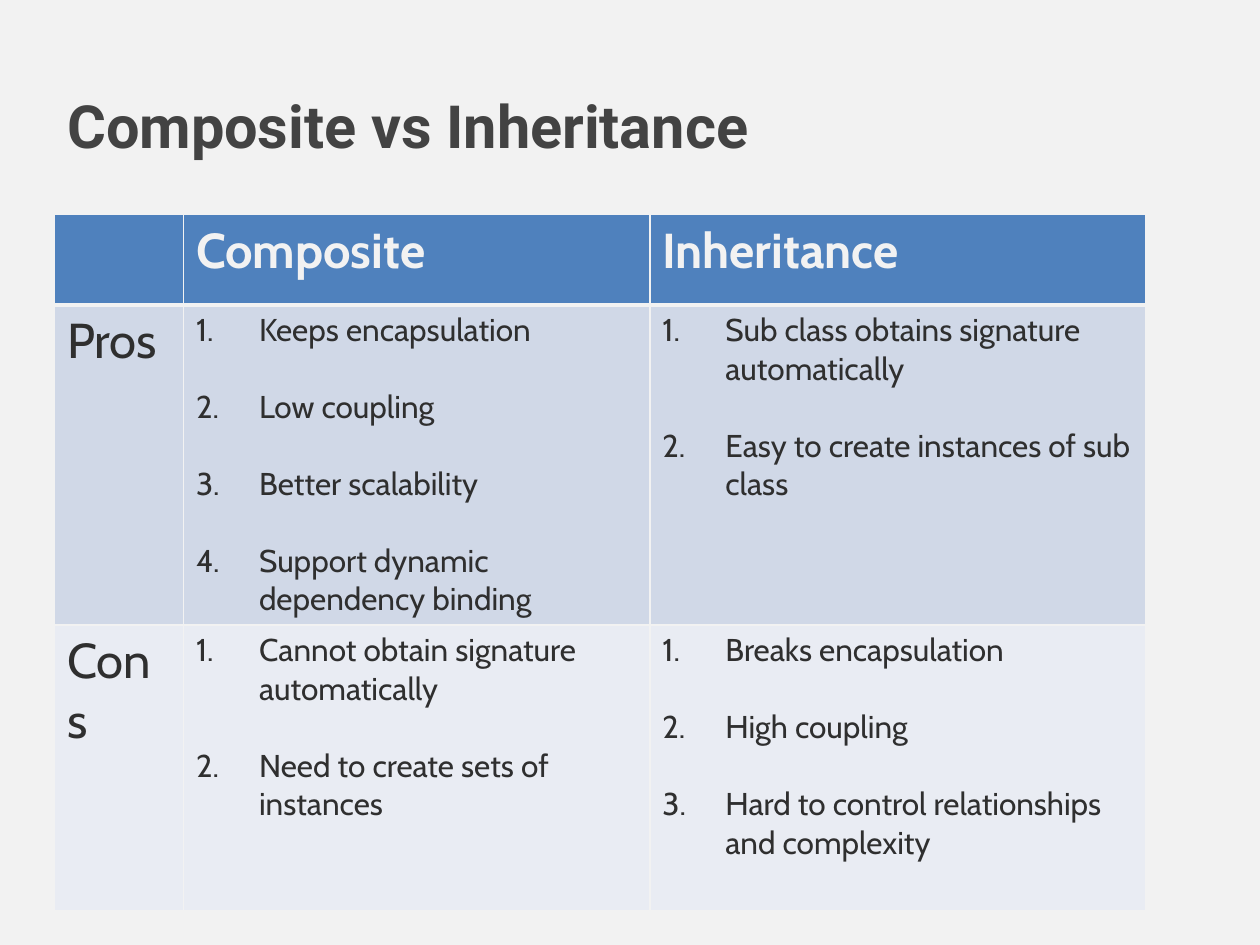
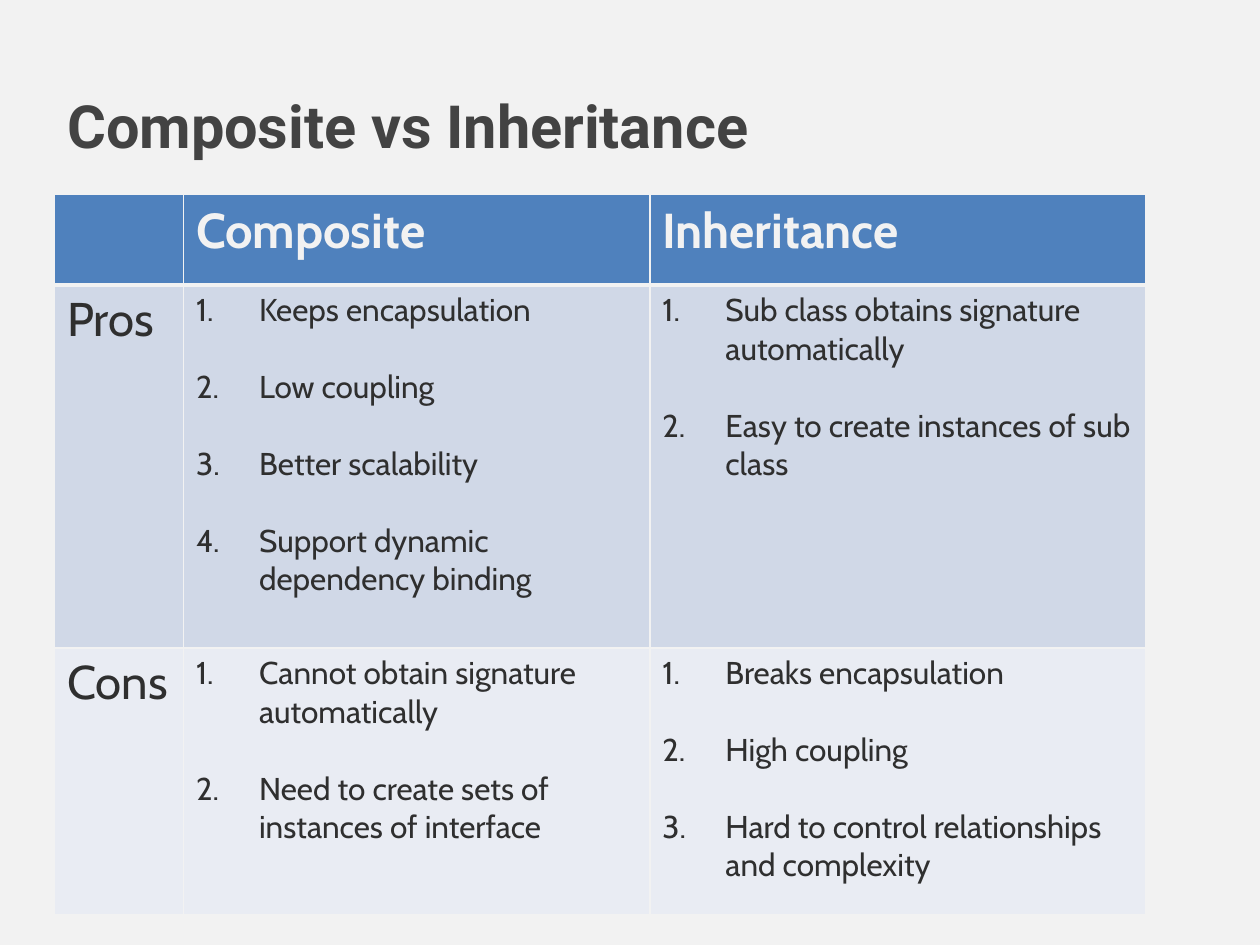
Before and after one commit to bagamoon/OOP-Training-1, a slide deck: slide 18 of OOP_Brett.pptx. Drawn at 1260x945 pixels with LibreOffice and Linux fonts; fonts in the diff are those of the drawing; background and template pictures are left out. Boxes give left, top, right and bottom in pixels: in the first picture for what was removed or moved away, otherwise in the second. Text is boxed around its words. In the diff, an @@ line names an element or a change of style, - is before the commit and + after.

```diff
--- a/OOP_Brett.pptx
+++ b/OOP_Brett.pptx
@@ table at box(54, 195, 1145, 910) @@
-row 3, column 2: Cannot obtain signature automatically / Need to create sets of instances
+row 3, column 2: Cannot obtain signature automatically / Need to create sets of instances of interface
@@ size 28 to 27 pt in "Pros", "Cons" @@
@@ table: place and size @@
-table at box(54, 214, 1145, 901)
+table at box(54, 195, 1145, 910)
```
Also in this commit, not shown: 2 other slides changed, 7 other files.
